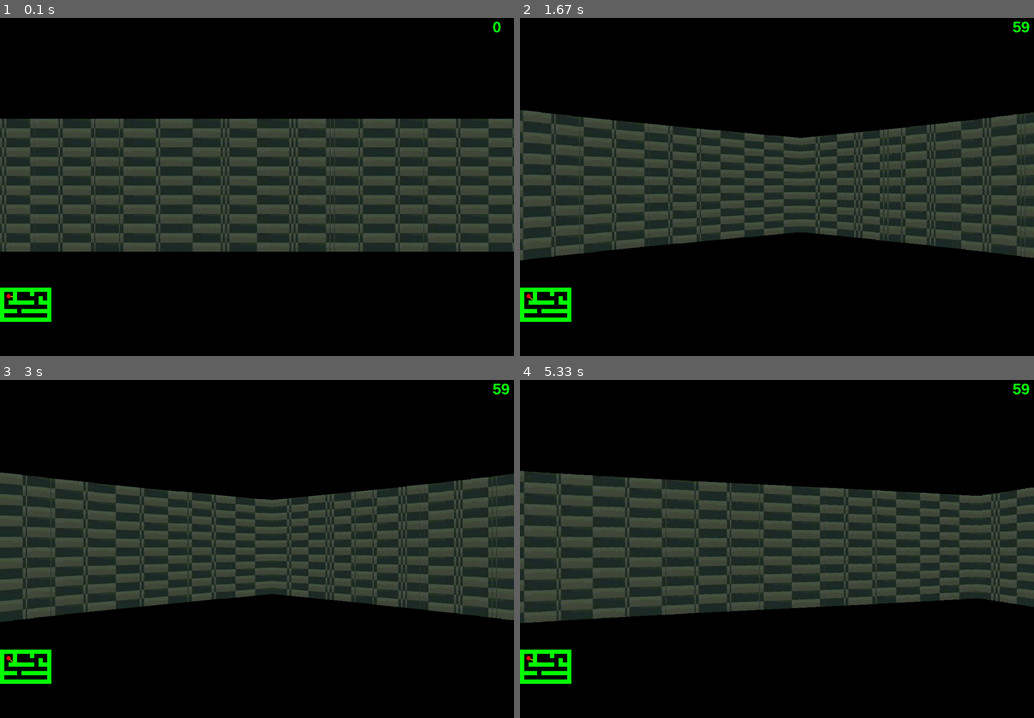
Above: before the commit, frames 1-4 (two rows, left to right).
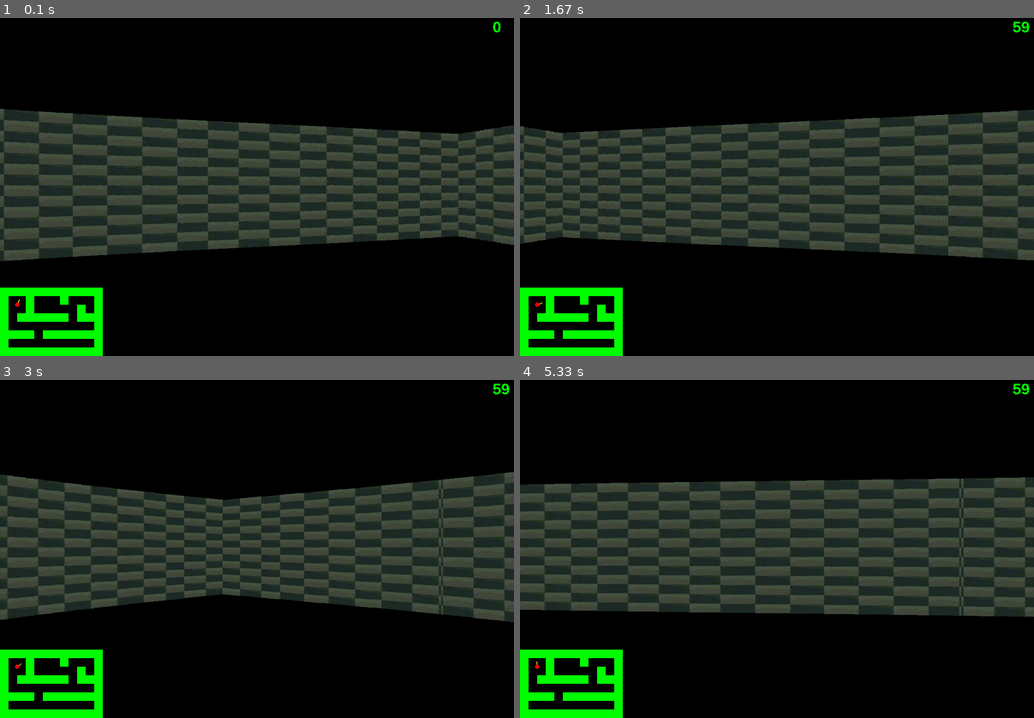
Above: after the commit, the same moments.

Repository: LorezV/pygame-evill-stuff
Game: pygame game, started from main.py
The game is run twice, just before and just after one commit, with the same random seed, the same clock (stepped at 60 frames per second) and the same inputs.
Inputs (mouse positions are in pixels of both pictures, inside the frame that each line leads up to):
- Up to frame 1 (0.1 s): no input
- Up to frame 2 (1.67 s): hold Right 0.33-0.8 s; move the mouse to (756, 200) at 0.37 s; hold Right 0.83-1.3 s; move the mouse to (941, 176) at 0.87 s; hold Left from 1.33 s (still down); move the mouse to (653, 187) at 1.37 s
- Up to frame 3 (3 s): release Left at 1.87 s; hold Left 1.9-2.3 s; move the mouse to (97, 494) at 1.93 s; hold Right 2.33-2.97 s; move the mouse to (334, 427) at 2.37 s
- Up to frame 4 (5.33 s): hold Left 3-3.47 s; move the mouse to (838, 576) at 3.03 s; hold Right 3.5-3.97 s; move the mouse to (787, 434) at 3.53 s; hold Right 4-4.47 s; move the mouse to (591, 538) at 4.03 s; hold Left 4.5-5.03 s; move the mouse to (782, 582) at 4.53 s; hold Left from 5.07 s (still down); move the mouse to (761, 488) at 5.1 s

The runs differ from the first frame. In frame 1, 22% of the frame differs, in the area x 0-100%, y 26-100%; in frame 2, 23%; in frame 3, 19%; in frame 4, 27%.

Commit message:
Add mouse control and fix problems

Diff:
--- a/main.py
+++ b/main.py
@@ -9,7 +9,9 @@
     pygame.quit()
     sys.exit()
 
+
 pygame.init()
+pygame.mouse.set_visible(False)
 screen = pygame.display.set_mode(SIZE)
 screen_minimap = pygame.Surface((WIDTH // MAP_SCALE, HEIGHT // MAP_SCALE))
 clock = pygame.time.Clock()
--- a/modules/Player.py
+++ b/modules/Player.py
@@ -5,7 +5,8 @@
 class Player():
     def __init__(self):
         super().__init__()
-        self.x, self.y = 100, 100
+        self.x, self.y = 200, 200
+        self.sensitivity = SENSITIVITY
 
         # Перенести в settings
         self.player_speed = PLAYER_SPEED
@@ -20,9 +21,16 @@
         return self.angle
 
     def movement(self):
+        self.keys_control()
+        self.mouse_control()
+        self.angle %= DOUBLE_PI
+
+    def keys_control(self):
         sin_a = math.sin(self.angle)
         cos_a = math.cos(self.angle)
         keys = pygame.key.get_pressed()
+        if keys[pygame.K_ESCAPE]:
+            exit()
         if keys[pygame.K_w]:
             self.x += self.player_speed * cos_a
             self.y += self.player_speed * sin_a
@@ -39,3 +47,9 @@
             self.angle -= 0.02
         if keys[pygame.K_RIGHT]:
             self.angle += 0.02
+
+    def mouse_control(self):
+        if pygame.mouse.get_focused():
+            difference = pygame.mouse.get_pos()[0] - HALF_WIDTH
+            pygame.mouse.set_pos((HALF_WIDTH, HALF_HEIGHT))
+            self.angle += difference * self.sensitivity
--- a/modules/Settings.py
+++ b/modules/Settings.py
@@ -5,7 +5,7 @@
 HALF_WIDTH = WIDTH // 2
 HALF_HEIGHT = HEIGHT // 2
 FPS = 60
-TILE = 50
+TILE = 100
 MAP_SCALE = 5
 MAP_TILE = TILE // MAP_SCALE
 MAP_POS = (0, HEIGHT - HEIGHT // MAP_SCALE)
@@ -24,8 +24,10 @@
 # player
 PLAYER_SPEED = 2
 PLAYER_ANGLE = 0
+SENSITIVITY = 0.002
+DOUBLE_PI = math.pi * 2
 
-#textures
+# textures
 TEXTURE_WIDTH = 1200
 TEXTURE_HEIGHT = 1200
 TEXTURE_SCALE = TEXTURE_WIDTH // TILE
